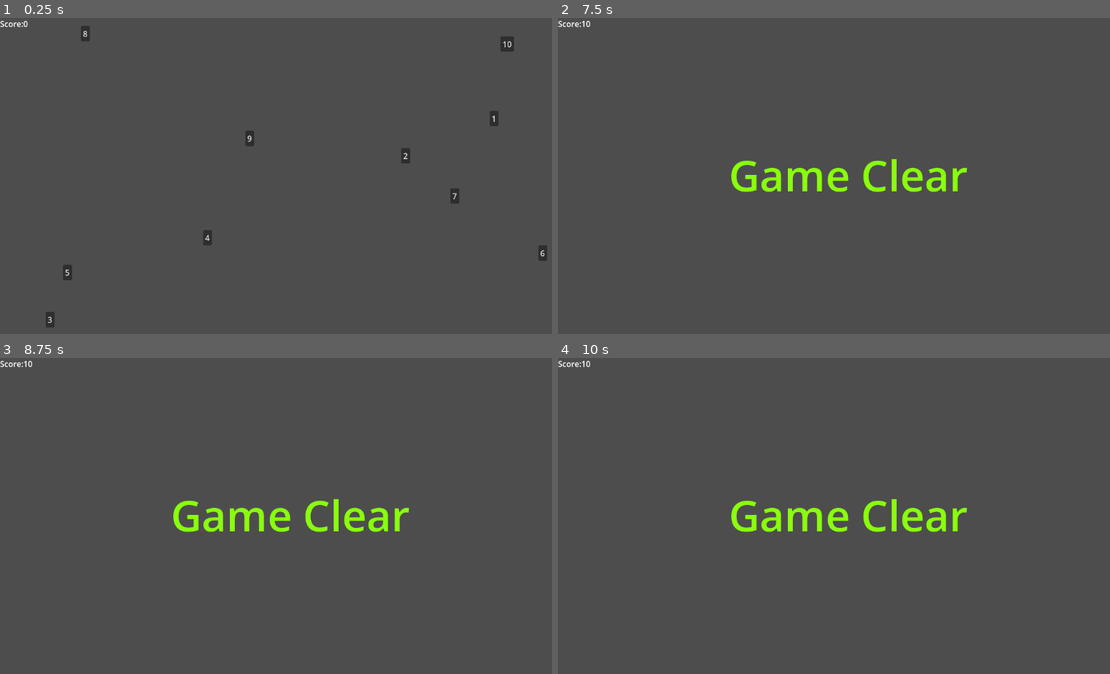
Above: before the commit, frames 1-4 (two rows, left to right).
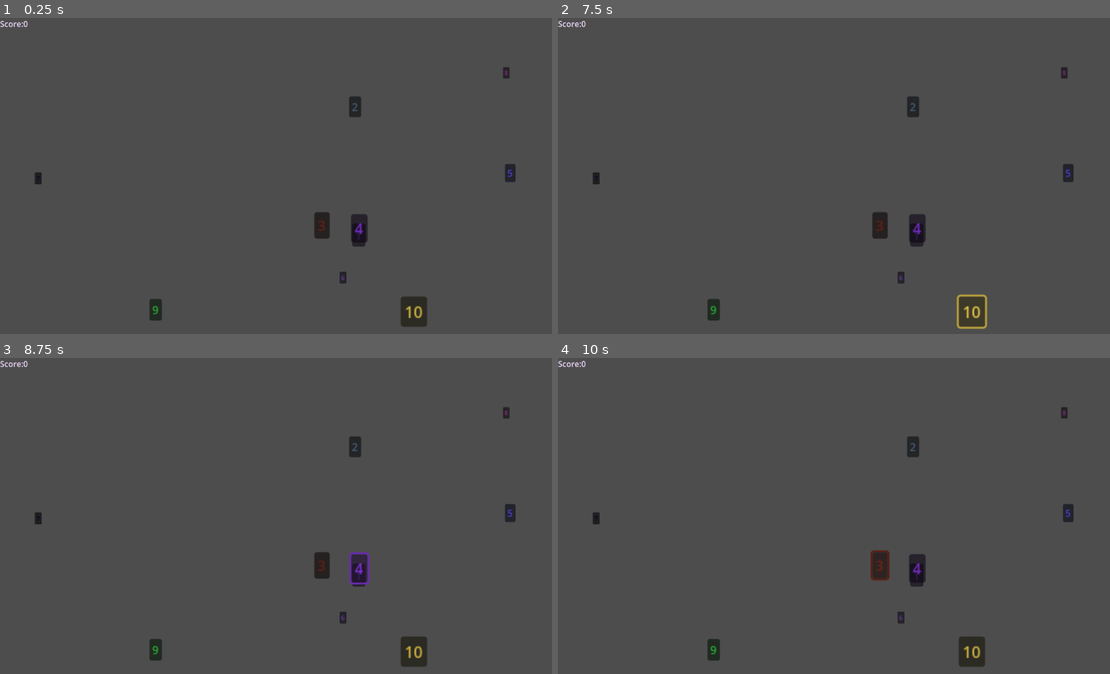
Above: after the commit, the same moments.

Repository: ayutaz/godot-number-clicker
Game: Godot game, scene res://main.tscn
Same seed, same stepped clock (60 frames per second), same inputs: the game is played once before the commit and once after it.
Inputs (mouse positions are in pixels of both pictures, inside the frame that each line leads up to):
- Up to frame 1 (0.25 s): no input
- Up to frame 2 (7.5 s): click "1" at 0.5 s; click "2" at 1.25 s; click "3" at 2 s; click "4" at 2.75 s; click "5" at 3.5 s; click "6" at 4.25 s; click "7" at 5 s; click "8" at 5.75 s; click "9" at 6.5 s; click "10" at 7.25 s
- Up to frame 3 (8.75 s): click (358, 576) at 8 s, where only the run after the commit has a clickable "1"
- Up to frame 4 (10 s): click (911, 446) at 8.75 s, where only the run after the commit has a clickable "2"; click (878, 566) at 9.5 s, where only the run after the commit has a clickable "3"

The runs differ from the first frame. In frame 1, 2.2% of the frame differs, in the area x 0-100%, y 0-98%; in frame 2, 3.2%, in the area x 0-94%, y 0-99%; in frame 3, 3.2%; in frame 4, 3.2%.

Commit message:
fix: ボタンのランダム化

Diff:
--- a/main.gd
+++ b/main.gd
@@ -16,19 +16,31 @@
 
 	# ボタンを10個生成する
 	for i in range(10):
-		var buttonNode = button.instantiate() as Button
-		buttonNode.text = str(i + 1)
-		add_child(buttonNode)
+		create_number_button(i)
 
-		var viewport_rect = get_viewport_rect()
+# ボタンの生成
+func create_number_button(button_index:int):
+	var buttonNode = button.instantiate() as Button
+	buttonNode.text = str(button_index + 1)
+	add_child(buttonNode)
 
-		var random_x = randf_range(viewport_rect.position.x,viewport_rect.size.x - buttonNode.size.x)
-		var random_y = randf_range(viewport_rect.position.y,viewport_rect.size.y - buttonNode.size.y)
+	var viewport_rect = get_viewport_rect()
 
-		buttonNode.position = Vector2(random_x,random_y)
+		# ボタンのサイズをランダムに決める
+	var random_size = randf_range(0.5,2)
+	buttonNode.scale = Vector2(random_size,random_size)
 
-		buttonNode.pressed.connect(on_some_button_pressed.bind(buttonNode))
+	# ボタンの位置をランダムに決める
+	var random_x = randf_range(viewport_rect.position.x,viewport_rect.size.x - buttonNode.size.x)
+	var random_y = randf_range(viewport_rect.position.y,viewport_rect.size.y - buttonNode.size.y)
+	buttonNode.position = Vector2(random_x,random_y)
 
+	# ボタンの色をランダムに決める
+	var random_color = Color(randf(),randf(),randf(),1)
+	buttonNode.modulate = random_color
+
+	# ボタンを押したときのイベントを登録する
+	buttonNode.pressed.connect(on_some_button_pressed.bind(buttonNode))
 
 
 # ボタンをクリックしたときにイベント
--- a/main.tscn
+++ b/main.tscn
@@ -4,6 +4,9 @@
 [ext_resource type="PackedScene" uid="uid://dd8475sts5tg8" path="res://prefab/button.tscn" id="2_yrl3i"]
 
 [node name="Node2D" type="Node2D" node_paths=PackedStringArray("game_clear_text")]
+modulate = Color(0.92549, 0.839216, 0.984314, 1)
+self_modulate = Color(0.882353, 0.784314, 0.968627, 1)
+show_behind_parent = true
 script = ExtResource("1_8k732")
 button = ExtResource("2_yrl3i")
 game_clear_text = NodePath("GameClearText")
